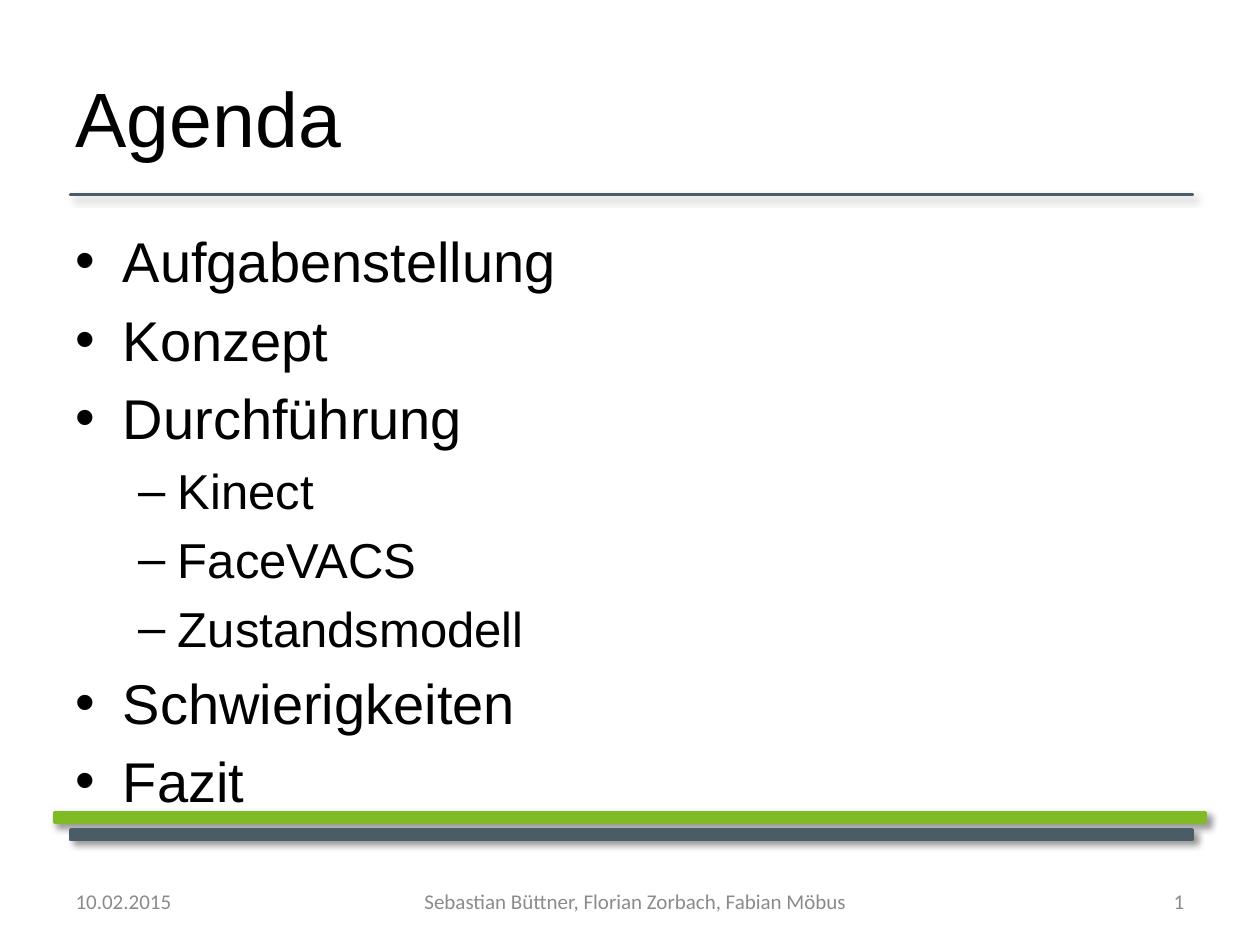
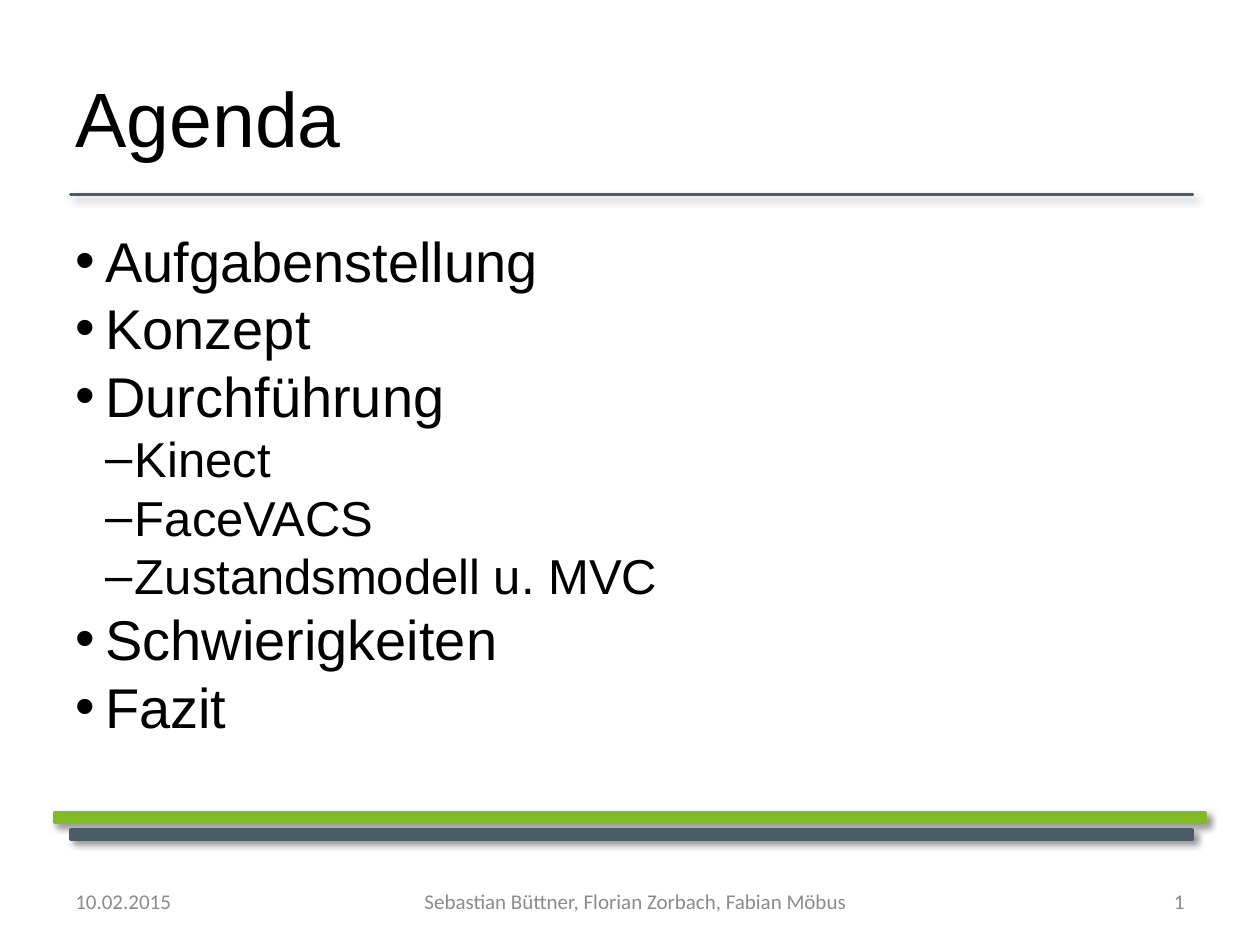
Before and after one commit to YoloSoftDE/YoloTrack, a slide deck: slide 2 of Documentation/Biometrie_praesentation.pptx. Drawn at 1260x945 pixels with LibreOffice and Linux fonts; fonts in the diff are those of the drawing; background and template pictures are left out. Boxes give left, top, right and bottom in pixels: in the first picture for what was removed or moved away, otherwise in the second. Text is boxed around its words. In the diff, an @@ line names an element or a change of style, - is before the commit and + after.

```diff
--- a/Documentation/Biometrie_praesentation.pptx
+++ b/Documentation/Biometrie_praesentation.pptx
@@ text at [105,241,538,729]: indent changed; less space between paragraphs @@
@@ text at [135,558,657,595]: text changed @@
-  – Zustandsmodell
+  – Zustandsmodell u. MVC
@@ text "Sebastian Büttner, Florian Zorbach, Fabian ..." at [424,894,846,912]: text colour #8C8C8C to #8B8B8B @@
```
Also in this commit, not shown: 11 other slides changed, 9 slides added.
